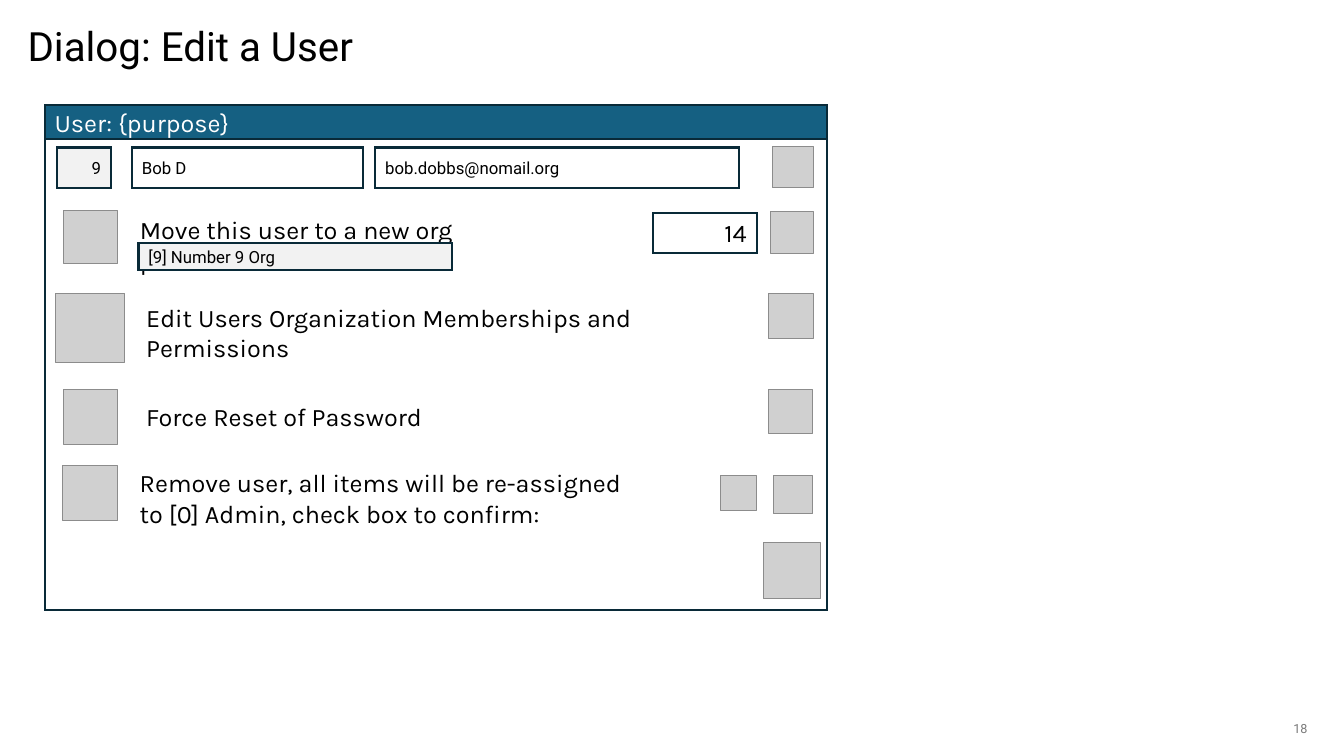
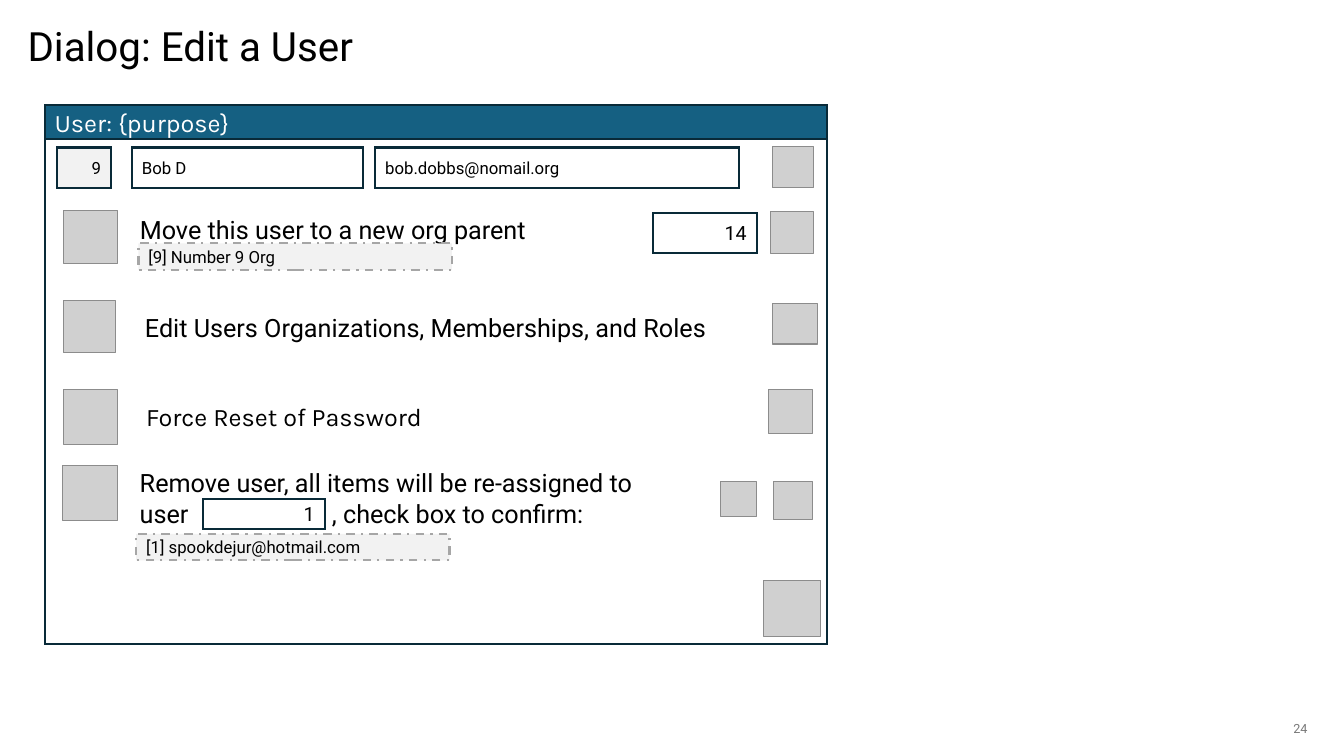
Before and after one commit to BlitzkriegSoftware/item_organizer, a slide deck: slide 24 of docs/ui-design.pptx (slide 18 before the commit). Drawn at 1344x756 pixels with LibreOffice and Linux fonts; fonts in the diff are those of the drawing; grey boxes stand for pictures; background and template pictures are left out. Boxes give left, top, right and bottom in pixels: in the first picture for what was removed or moved away, otherwise in the second. Text is boxed around its words. In the diff, an @@ line names an element or a change of style, - is before the commit and + after.

```diff
--- a/docs/ui-design.pptx
+++ b/docs/ui-design.pptx
@@ rectangle: place and size @@
-rectangle at (44, 139, 828, 610)
+rectangle at (44, 139, 828, 644)
@@ text "Move this user to a ..." at (140, 220, 526, 244): font Karla to Roboto @@
@@ rectangle "14" at (653, 213, 757, 253): size 18 to 14 pt, font Karla to Roboto @@
@@ rectangle "[9] Number 9 Org" at (138, 243, 452, 269): outline #092A39 1.5 pt to #A6A6A6 1.5 pt dashed @@
@@ picture: place and size @@
-picture at (56, 293, 125, 362)
+picture at (64, 300, 116, 353)
@@ text at (145, 318, 705, 343): text changed; font Karla to Roboto @@
-Edit Users Organization Memberships and Permissions
+Edit Users Organizations, Memberships, and Roles
@@ picture: place and size @@
-picture at (769, 293, 814, 338)
+picture at (772, 303, 818, 344)
@@ text at (140, 473, 632, 524): text changed; font Karla to Roboto @@
-Remove user, all items will be re-assigned to [0] Admin, check box to confirm:
+Remove user, all items will be re-assigned to user , check box to confirm:
@@ rectangle added at (203, 499, 325, 529), fill #FFFFFF, outline #092A39 1.5 pt, 14 pt, text #000000 @@
+1
@@ picture: place and size @@
-picture at (721, 476, 756, 511)
+picture at (721, 481, 756, 516)
@@ picture: place and size @@
-picture at (773, 476, 813, 514)
+picture at (773, 481, 813, 519)
@@ rectangle added at (136, 534, 450, 561), fill #F2F2F2, outline #A6A6A6 1.5 pt dashed, 12 pt, text #000000 @@
+[1] spookdejur@hotmail.com
@@ picture: place and size @@
-picture at (763, 542, 821, 599)
+picture at (763, 580, 821, 636)
@@ page number at (1293, 724, 1307, 733): text changed @@
-18
+24
```
Also in this commit, not shown: 10 other slides changed, 13 slides added, 1 slide removed, 11 other files.
